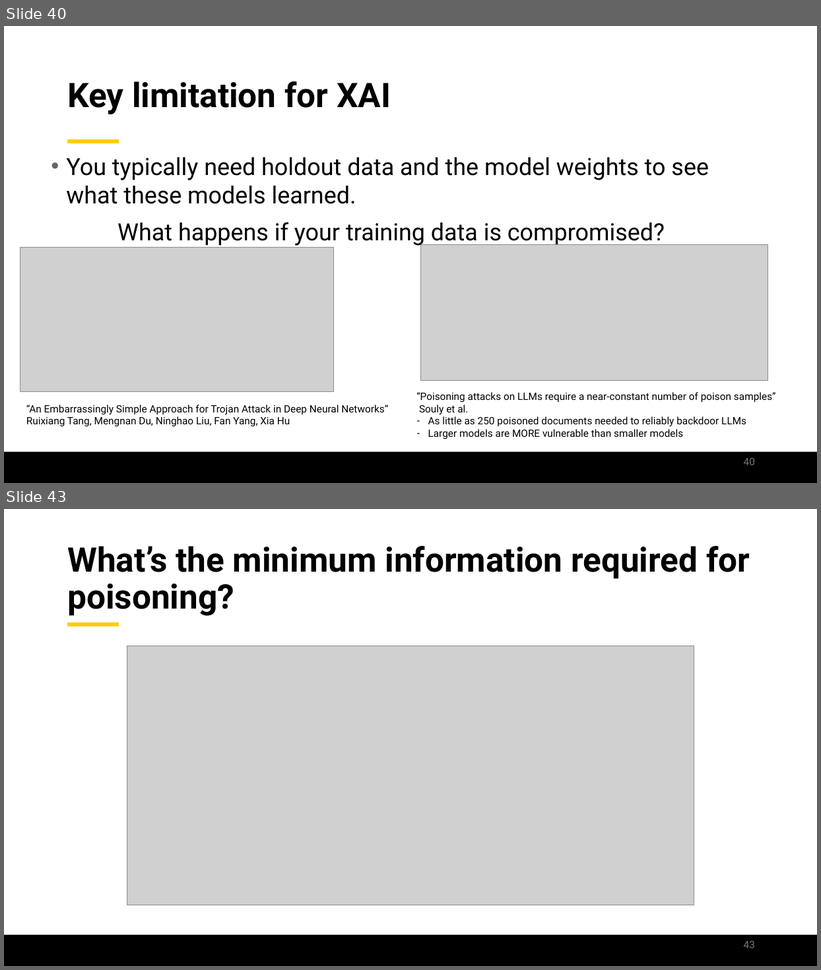
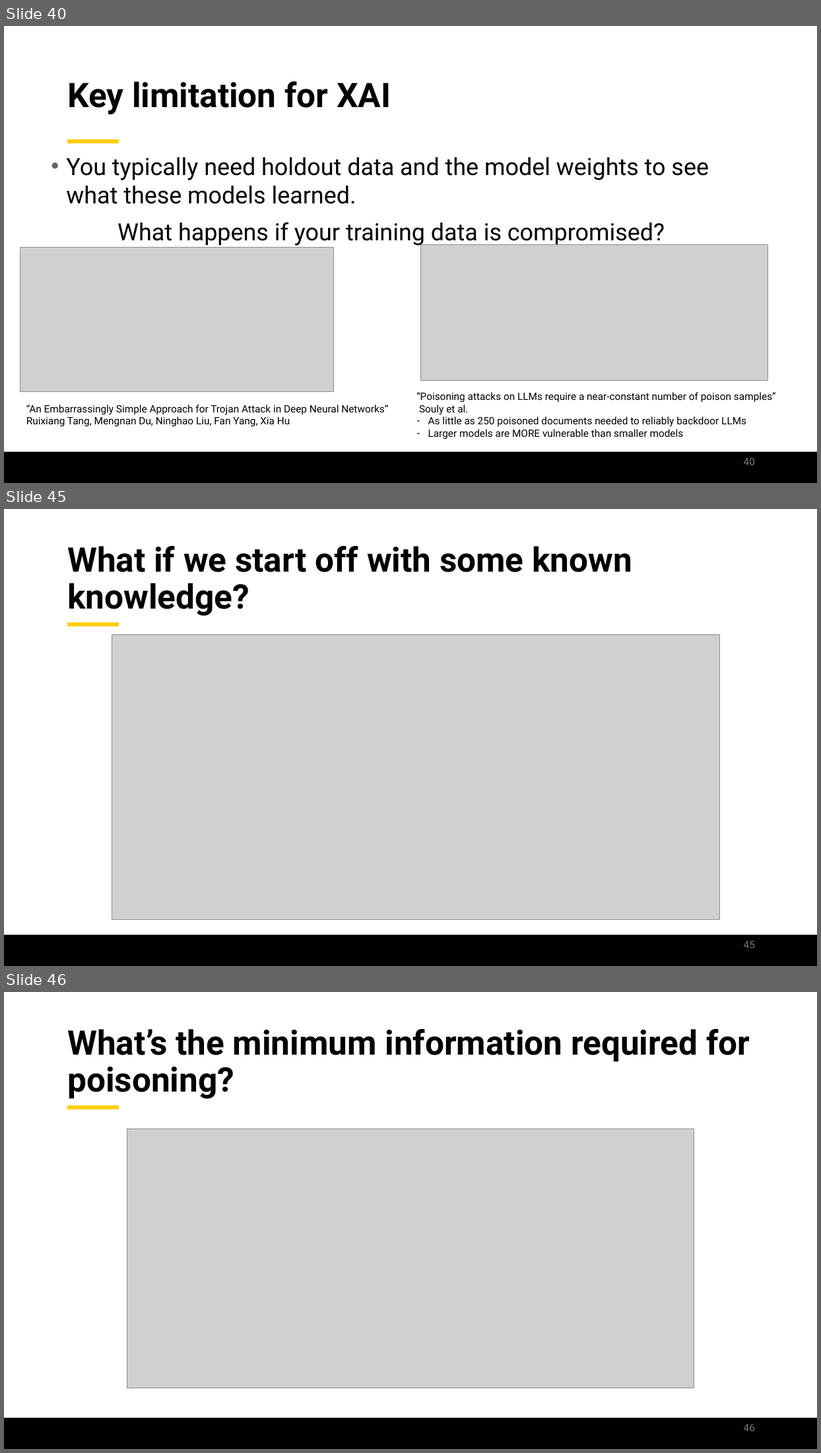
Before and after one commit to jamilgafur/Presentation, a slide deck: Presentation.pptx. Shown one above the other, each under a label of ours: slides 40 and 43 before the commit, slides 40, 45 and 46 after it; the slides between them are not shown. The pictures are 821x970 and 821x1453 pixels, drawn with LibreOffice and Linux fonts; fonts in the diff are those of the drawing; grey boxes stand for pictures; background and template pictures are left out. Boxes give left, top, right and bottom in pixels: in the first picture for what was removed or moved away, otherwise in the second. Text is boxed around its words. In the diff, an @@ line names an element or a change of style, - is before the commit and + after.

```diff
--- a/Presentation.pptx
+++ b/Presentation.pptx
@@ slide 45 added at <box>4,509,817,966</box>, background #FFFFFF; not listed: 2 template elements that a slide beside it also shows @@
@@ title added at <box>67,546,632,616</box>, 40 pt, text #000000, bold @@
+What if we start off with some known knowledge?
@@ picture added at <box>112,634,720,920</box> @@
@@ page number added at <box>744,941,755,949</box>, 12 pt, text #797979 @@
+45
@@ what was slide 43 is now slide 46 @@
@@ page number at <box>744,1424,755,1432</box>: text changed @@
-43
+46
```
Also in this commit, not shown: 9 slides changed, 10 other slides added, 3 slides removed.
